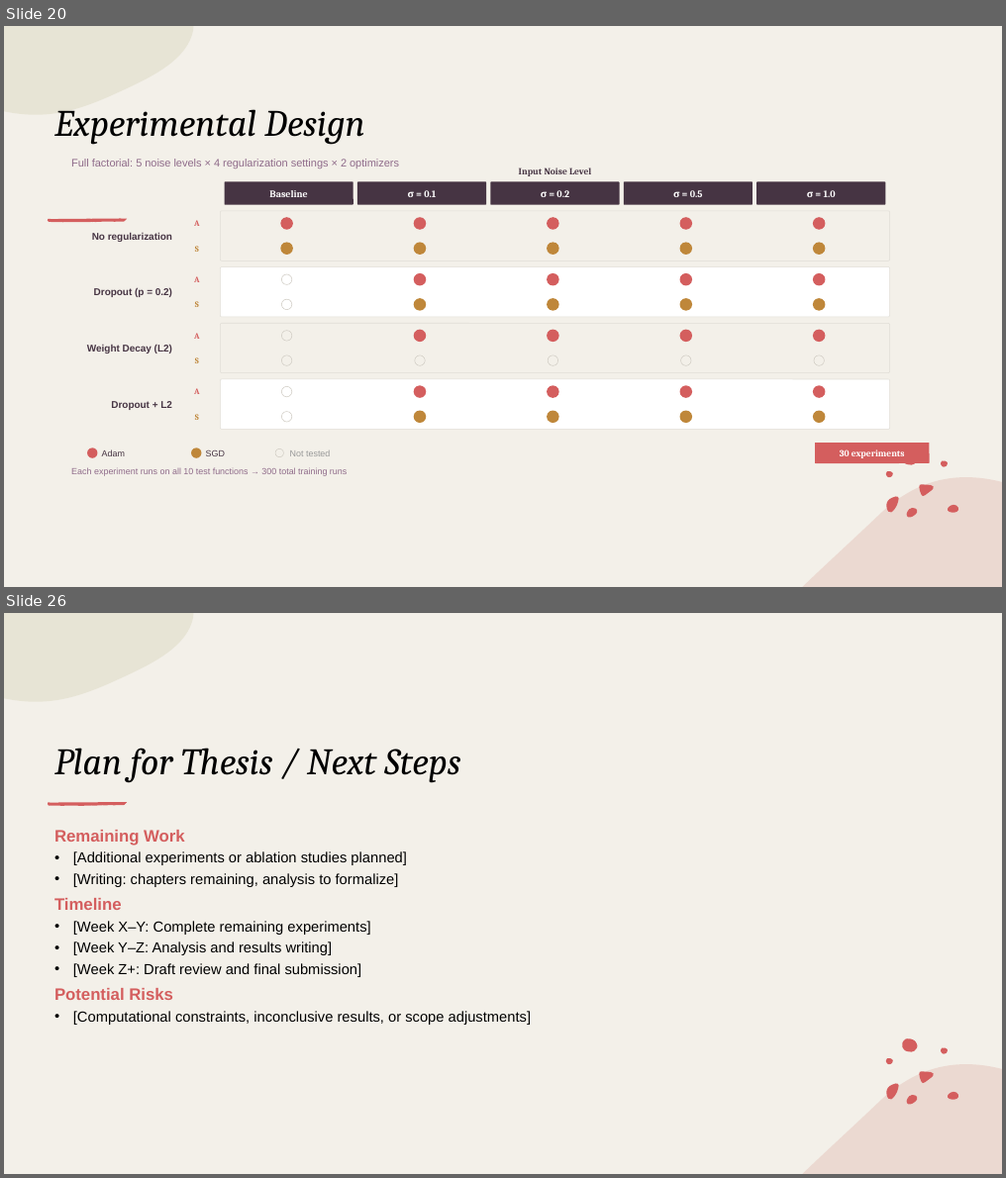
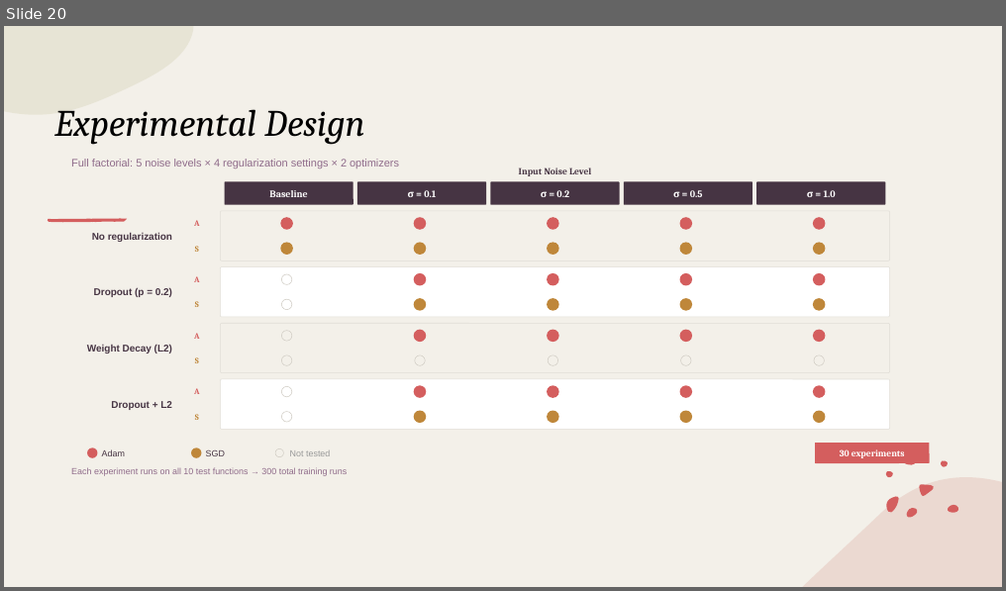
Before and after one commit to EdouarddDw/MLP-Interaction-Detection, a slide deck: mid term prezsention.pptx. Shown one above the other, each under a label of ours: slides 20 and 26 before the commit, slide 20 after it; the slides between them are not shown. The pictures are 1006x1178 and 1006x591 pixels, drawn with LibreOffice and Linux fonts; fonts in the diff are those of the drawing. Boxes give left, top, right and bottom in pixels: in the first picture for what was removed or moved away, otherwise in the second. Text is boxed around its words. In the diff, an @@ line names an element or a change of style, - is before the commit and + after.

```diff
--- a/mid term prezsention.pptx
+++ b/mid term prezsention.pptx
@@ slide 26 removed at bbox=[4, 613, 1002, 1174], background #F3F0E9; not listed: 9 template elements that a slide beside it also shows @@
@@ title removed at bbox=[54, 748, 460, 783] @@
-Plan for Thesis / Next Steps
@@ group removed at bbox=[48, 802, 127, 806]: 5 freeform shapes @@
@@ text removed at bbox=[54, 830, 531, 1025] @@
-Remaining Work
-• [Additional experiments or ablation studies planned]
-• [Writing: chapters remaining, analysis to formalize]
-Timeline
-• [Week X–Y: Complete remaining experiments]
-• [Week Y–Z: Analysis and results writing]
-• [Week Z+: Draft review and final submission]
-Potential Risks
-• [Computational constraints, inconclusive results, or scope adjustments]
```
Also in this commit, not shown: 6 slides changed, 12 slides added, 6 other slides removed, 3 other files.
